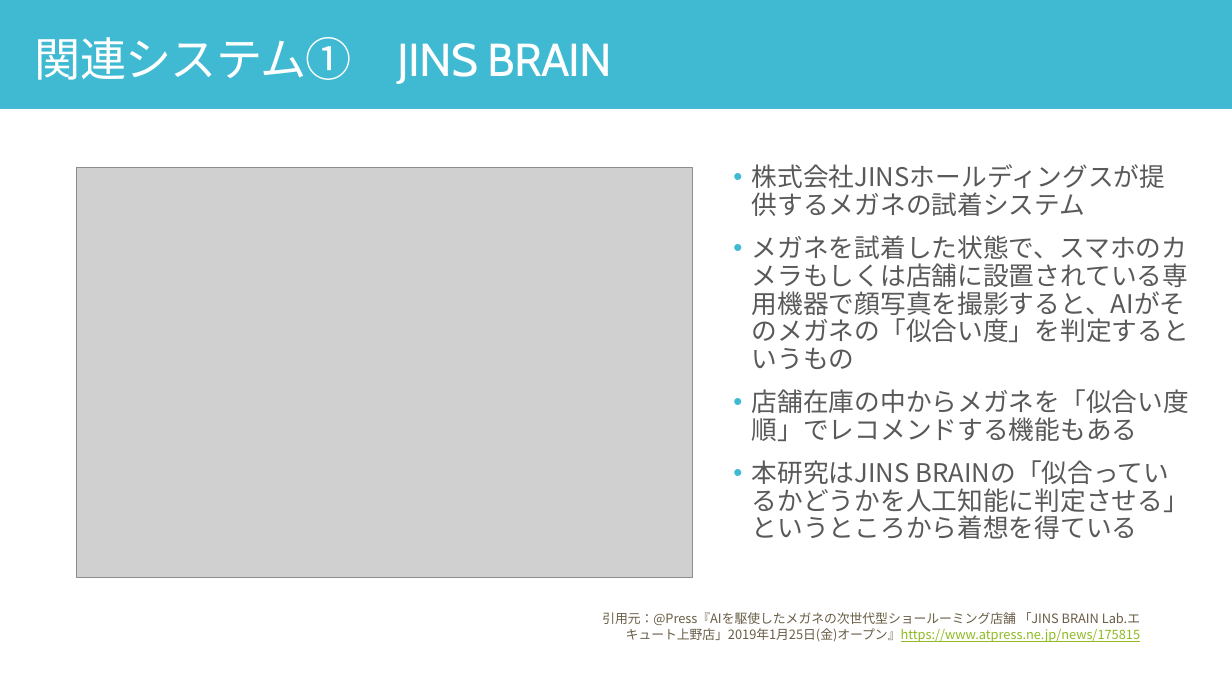
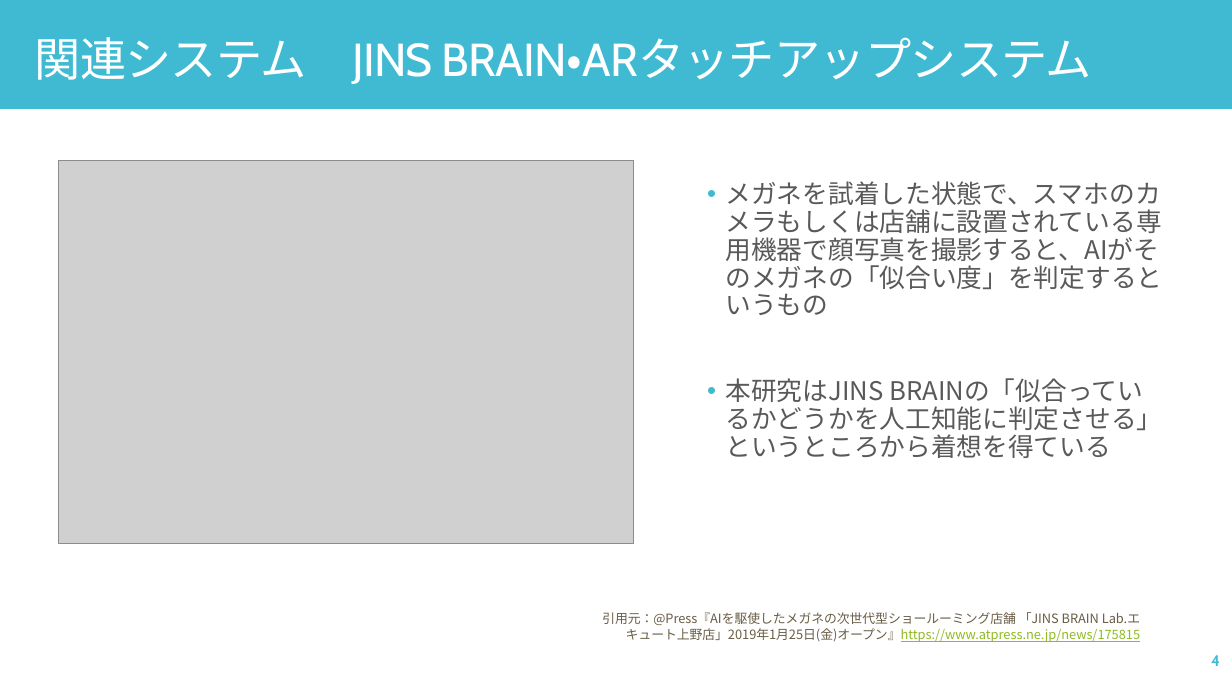
Before and after one commit to yuu5322/sci23, a slide deck: slide 4 of 口頭試問.pptx. Drawn at 1232x693 pixels with LibreOffice and Linux fonts; fonts in the diff are those of the drawing; grey boxes stand for pictures. Boxes give left, top, right and bottom in pixels: in the first picture for what was removed or moved away, otherwise in the second. Text is boxed around its words. In the diff, an @@ line names an element or a change of style, - is before the commit and + after.

```diff
--- a/口頭試問.pptx
+++ b/口頭試問.pptx
@@ text at (35, 37, 1092, 84): text changed @@
-関連システム① JINS BRAIN
+関連システム JINS BRAIN・ARタッチアップシステム
@@ picture: place and size @@
-picture at (77, 168, 692, 579)
+picture at (58, 160, 634, 543)
@@ text "メガネを試着した状態で、スマホのカメラもしくは店舗に設置されている専用機器で顔写真を撮影すると、AIがそのメガネの「似合 ...": place and size @@
-text "メガネを試着した状態で、スマホのカメラもしくは店舗に設置されている専用機器で顔写真を撮影すると、AIがそのメガネの「似合 ..." at (752, 164, 1189, 539)
+text "メガネを試着した状態で、スマホのカメラもしくは店舗に設置されている専用機器で顔写真を撮影すると、AIがそのメガネの「似合 ..." at (726, 181, 1163, 458)
@@ text at (752, 164, 1165, 193): paragraph removed @@
-• 株式会社JINSホールディングスが提供するメガネの試着システム
@@ text at (752, 389, 1189, 441): paragraph removed @@
-• 店舗在庫の中からメガネを「似合い度順」でレコメンドする機能もある
@@ page number added at (1211, 655, 1220, 666), 12 pt, text #40BAD2, bold @@
+4
```
Also in this commit, not shown: 17 other slides changed, 3 slides added, 3 slides removed.
